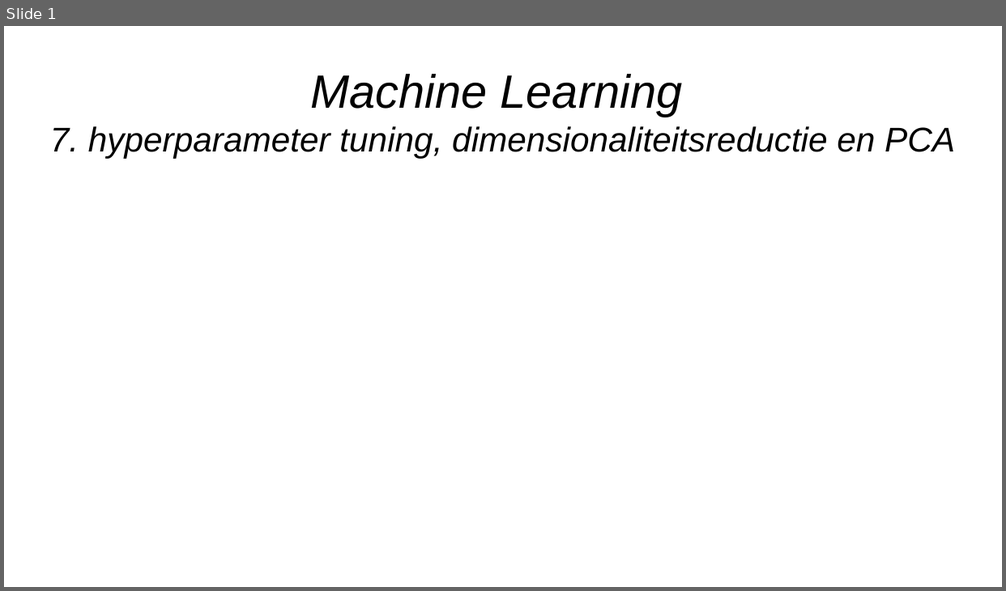
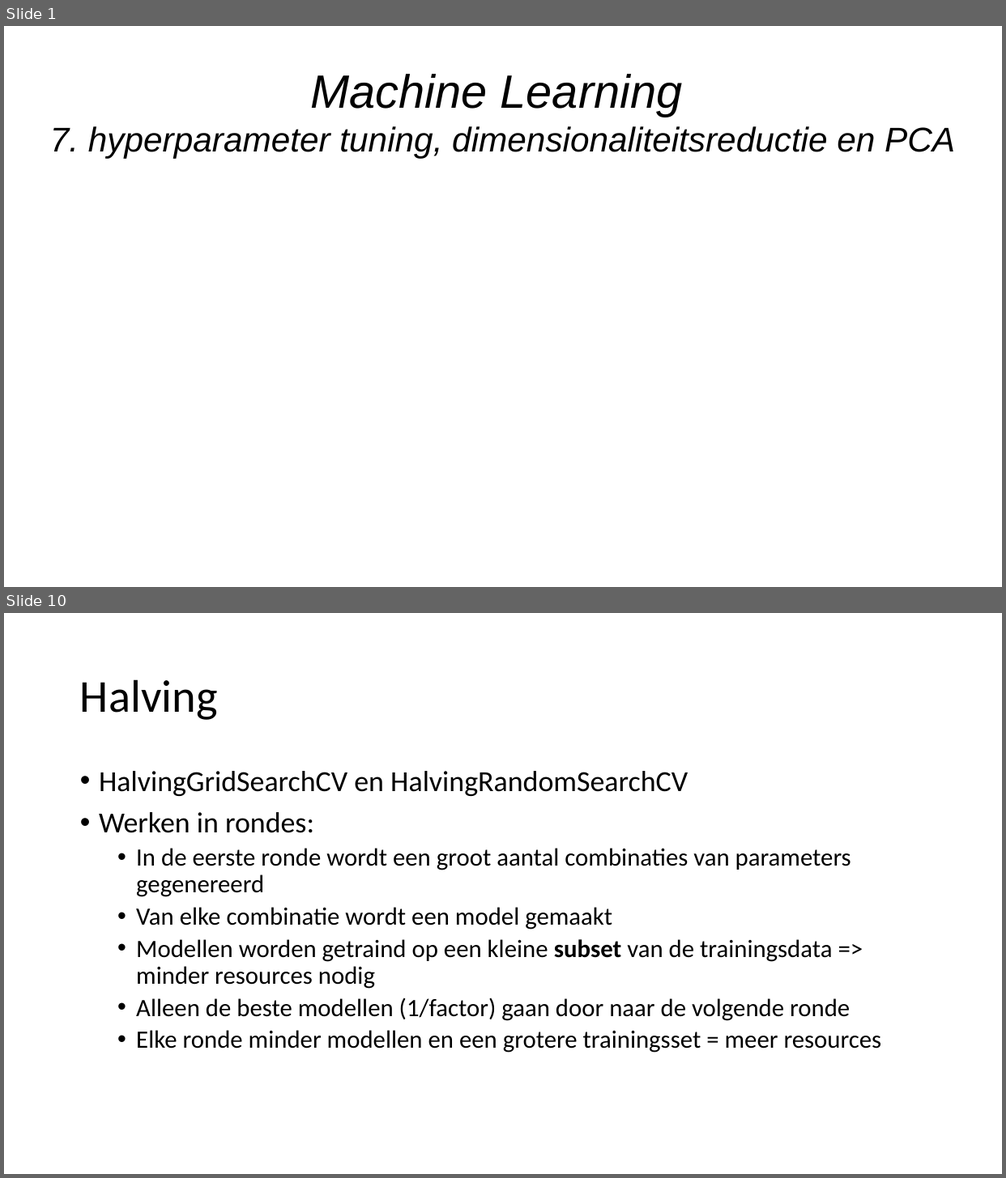
Before and after one commit to hanze-hbo-ict/Machine-Learning, a slide deck: Keynote/7.hyperparam-tuning.pptx. Shown one above the other, each under a label of ours: slide 1 before the commit, slides 1 and 10 after it; the slides between them are not shown. The pictures are 1006x591 and 1006x1178 pixels, drawn with LibreOffice and Linux fonts; fonts in the diff are those of the drawing; background and template pictures are left out. Boxes give left, top, right and bottom in pixels: in the first picture for what was removed or moved away, otherwise in the second. Text is boxed around its words. In the diff, an @@ line names an element or a change of style, - is before the commit and + after.

```diff
--- a/Keynote/7.hyperparam-tuning.pptx
+++ b/Keynote/7.hyperparam-tuning.pptx
@@ slide 10 added at [4, 613, 1002, 1174], background #FFFFFF @@
@@ title added at [80, 679, 218, 720], 44 pt, text #000000 @@
+Halving
@@ text added at [99, 771, 882, 1053], 24 pt, text #000000 @@
+• HalvingGridSearchCV en HalvingRandomSearchCV
+• Werken in rondes:
+  • In de eerste ronde wordt een groot aantal combinaties van parameters gegenereerd
+  • Van elke combinatie wordt een model gemaakt
+  • Modellen worden getraind op een kleine subset van de trainingsdata => minder resources nodig
+  • Alleen de beste modellen (1/factor) gaan door naar de volgende ronde
+  • Elke ronde minder modellen en een grotere trainingsset = meer resources
```
Also in this commit, not shown: 5 slides changed, 16 other slides added, 4 slides removed, 6 other files.
